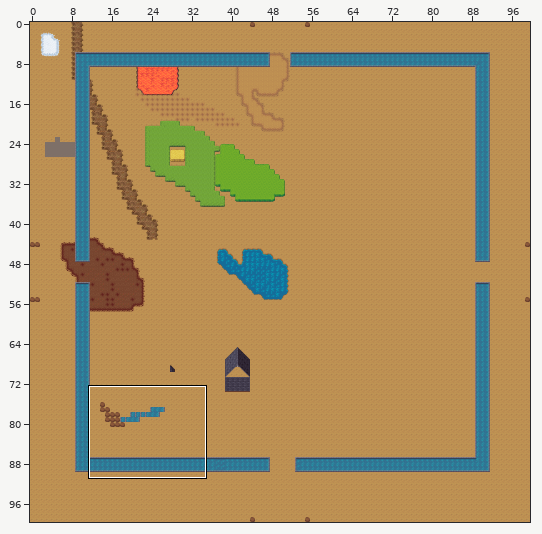
Level history. Tiled map: data/maps/city_0x-2.tmx. Above: a wide view before the commit, with the close-up outlined.
Close-up. Before the commit:
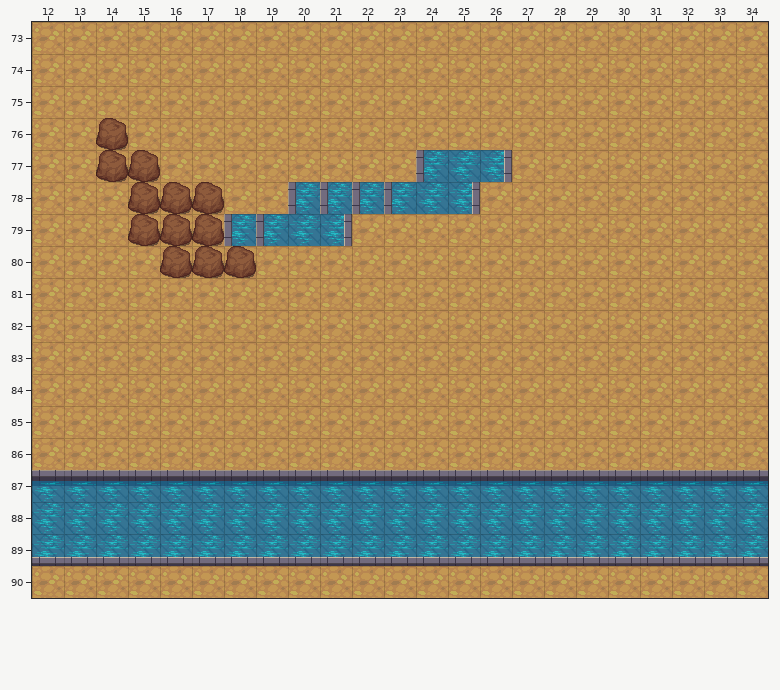
Cells are 32x32 px. Shown: x 12..34, y 73..90. The commit also changed other parts of the map, which this record leaves out.
The result:
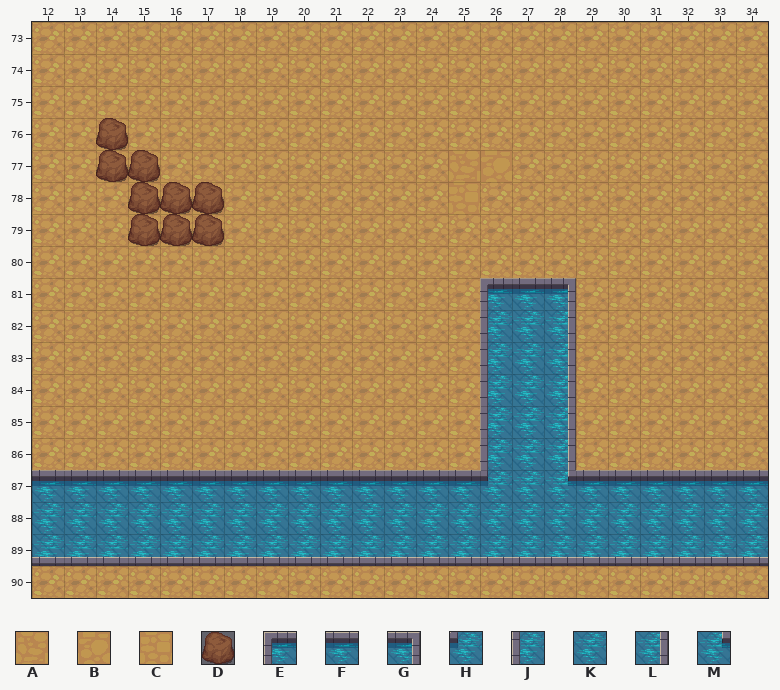
Key: from "Terrain": A 600, B 601, C 603, D 606; from "city_outside": E 6, F 7, G 8, H 16, J 30, K 31, L 32, M 40.
_ is an empty cell, # one hidden under a higher layer, . an unchanged one.
Difference:
--- layer "ground_1"
@@ x 25..26 @@
-77 ##
-78 #.
+77 AB
+78 C.
--- layer "blocking"
@@ x 16..28 @@
-77 ........JKL..
-78 ....JJJJKL...
-79 ..JJKL.......
-80 DDD..........
-81 ..........___
-82 ..........___
-83 ..........___
-84 ..........___
-85 ..........___
-86 ..........___
-87 ..........FFF
+77 ........___..
+78 ....______...
+79 ..____.......
+80 ___..........
+81 ..........EFG
+82 ..........JKL
+83 ..........JKL
+84 ..........JKL
+85 ..........JKL
+86 ..........JKL
+87 ..........HKM
Changed places in both close-ups, as pixel boxes (x1, y1, x2, y2):
changed: (160, 150, 512, 278)
changed: (480, 278, 576, 486)
